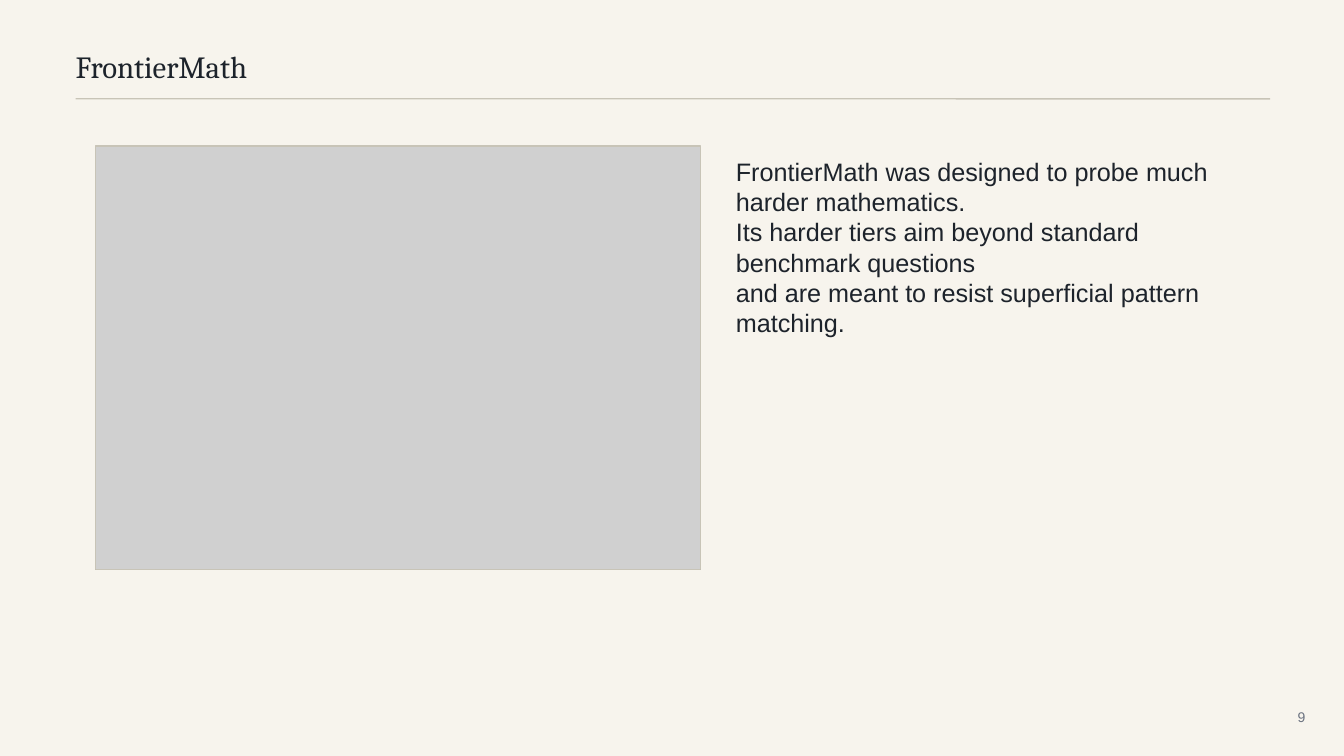
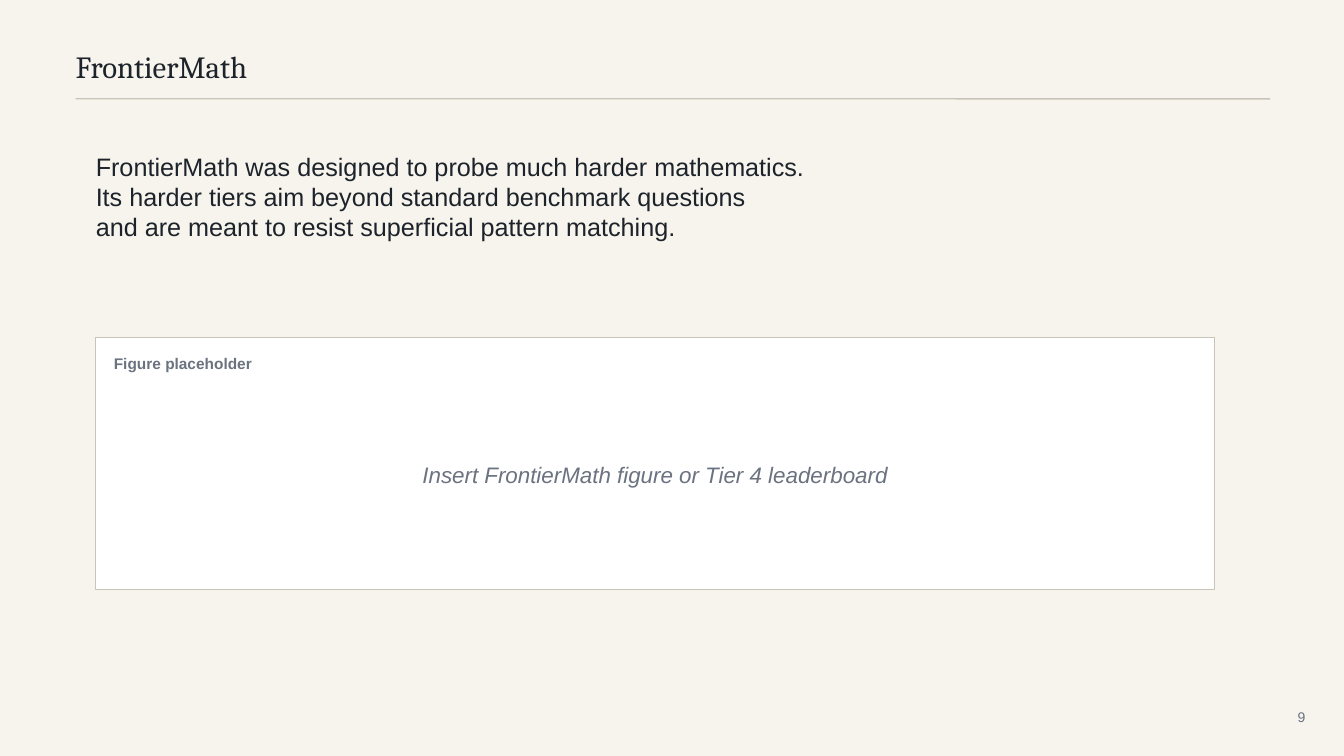
Before and after one commit to mattrobball/2026_03_09-colloquium, a slide deck: slide 9 of deck/should-you-trust-an-ai-mathematician.pptx. Drawn at 1344x756 pixels with LibreOffice and Linux fonts; fonts in the diff are those of the drawing; grey boxes stand for pictures. Boxes give left, top, right and bottom in pixels: in the first picture for what was removed or moved away, otherwise in the second. Text is boxed around its words. In the diff, an @@ line names an element or a change of style, - is before the commit and + after.

Commit message:
Simplify slide layouts and block figures

```diff
--- a/deck/should-you-trust-an-ai-mathematician.pptx
+++ b/deck/should-you-trust-an-ai-mathematician.pptx
@@ picture removed at box(96, 146, 701, 570) @@
@@ text "FrontierMath was designed to probe ..." rewrapped from box(736, 162, 1208, 338) to box(96, 157, 804, 242) @@
@@ rectangle: place and size @@
-rectangle at box(96, 146, 701, 570)
+rectangle at box(96, 338, 1215, 590)
@@ rectangle at box(96, 338, 1215, 590): fill none to #FFFFFF @@
@@ text added at box(114, 358, 252, 372), 11 pt, text #6B7280, bold @@
+Figure placeholder
@@ text added at box(422, 467, 887, 488), 16 pt, text #6B7280, italic @@
+Insert FrontierMath figure or Tier 4 leaderboard
```
Also in this commit, not shown: 13 other slides changed, 2 other files.
